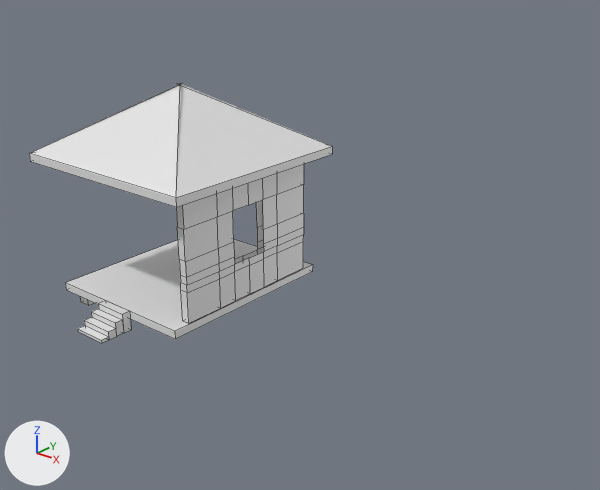
The Blender file OBJ_files/beach_hut.blend, before and after one commit.
Both versions are drawn from a camera (50 mm lens) standing at (7.27, -6.55, 4.34) and looking at (1.51, 0.33, 0.73). Lighting does not change. The marker at lower left points along +X, +Y and +Z. Mesh edges are drawn as thin lines.
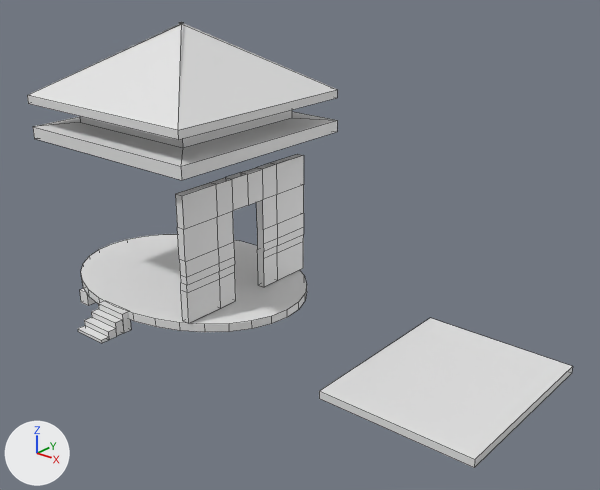
The change in detail:
me_cube_002 is used by ob_cube_001; location (0.95, 0.0, 0.8); rotation (0.0, 1.571, 0.0), in degrees (0, 90, 0); scale (0.75, 1.0, 0.05).
me_cube_002 had 94 vertices, 84 faces and spanned x -1.02..0.98, y -0.98..1.02, z -1.02..0.98.
me_cube_002 now has 88 vertices, 76 faces and spans x -1.02..0.98, y -0.98..1.02, z -1.02..0.98.
Part 1, on me_cube_002:
6 vertices are removed from x 0.36..0.98, y 0.02, z -1.02..0.98.
10 faces are deleted.
2 new faces join them.
Mesh me_cylinder is new.
It is a 32-sided cylinder along z spanning x -1.0..1.0, y -1.0..1.0, z -1.0..1.0.
Mesh me_cube_001 is new.
It has 37 vertices, 28 faces, 4 loose edges and spans x -1.0..1.02, y -1.03..1.0, z -1.0..9.78.
It uses material mat_material_003 (white #e7e7e7).
Object 'Cube' (ob_cube) moves from (0.0, 0.0, 0.0) to (3.16, 1.11, -0.83).
Object 'Cube.003' (ob_cube_003) is deleted.
Object 'Cylinder' (ob_cylinder) is new; it shows me_cylinder.
Its location is (0.0, 0.0, 0.0).
Its scale is (1.6, 1.23, 0.05).
Object 'Cube.002' (ob_cube_002) is new; it shows me_cube_001.
Its location is (0.0, 0.06, 1.9).
Its scale is (1.27, 1.27, 0.129).

Where the change shows, as pixel boxes [x1, y1, x2, y2] in the pictures (600 x 490 px):
'Cube.002', added: after [27, 22, 337, 180]
'Cube', moved: before [65, 239, 313, 339]; after [319, 318, 573, 468]
'Cube.003', deleted: before [29, 83, 332, 207]
'Cube.001', reshaped (6% taller): before [176, 164, 304, 323]; after [175, 154, 304, 323]
'Cylinder', added: after [81, 234, 307, 332]
part 1 of me_cube_002, cut back: before [234, 250, 264, 301]; after [257, 200, 264, 287]
